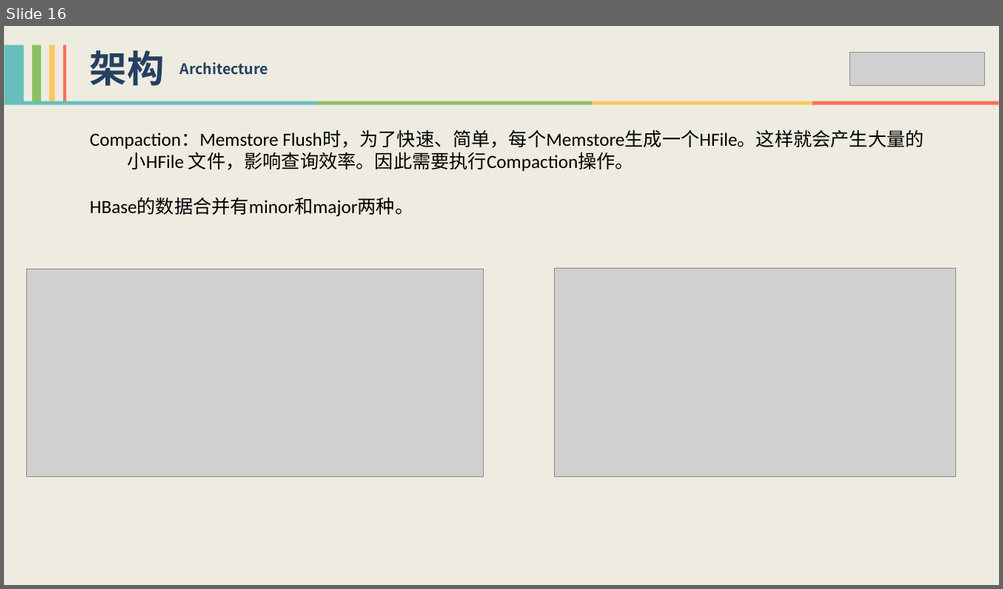
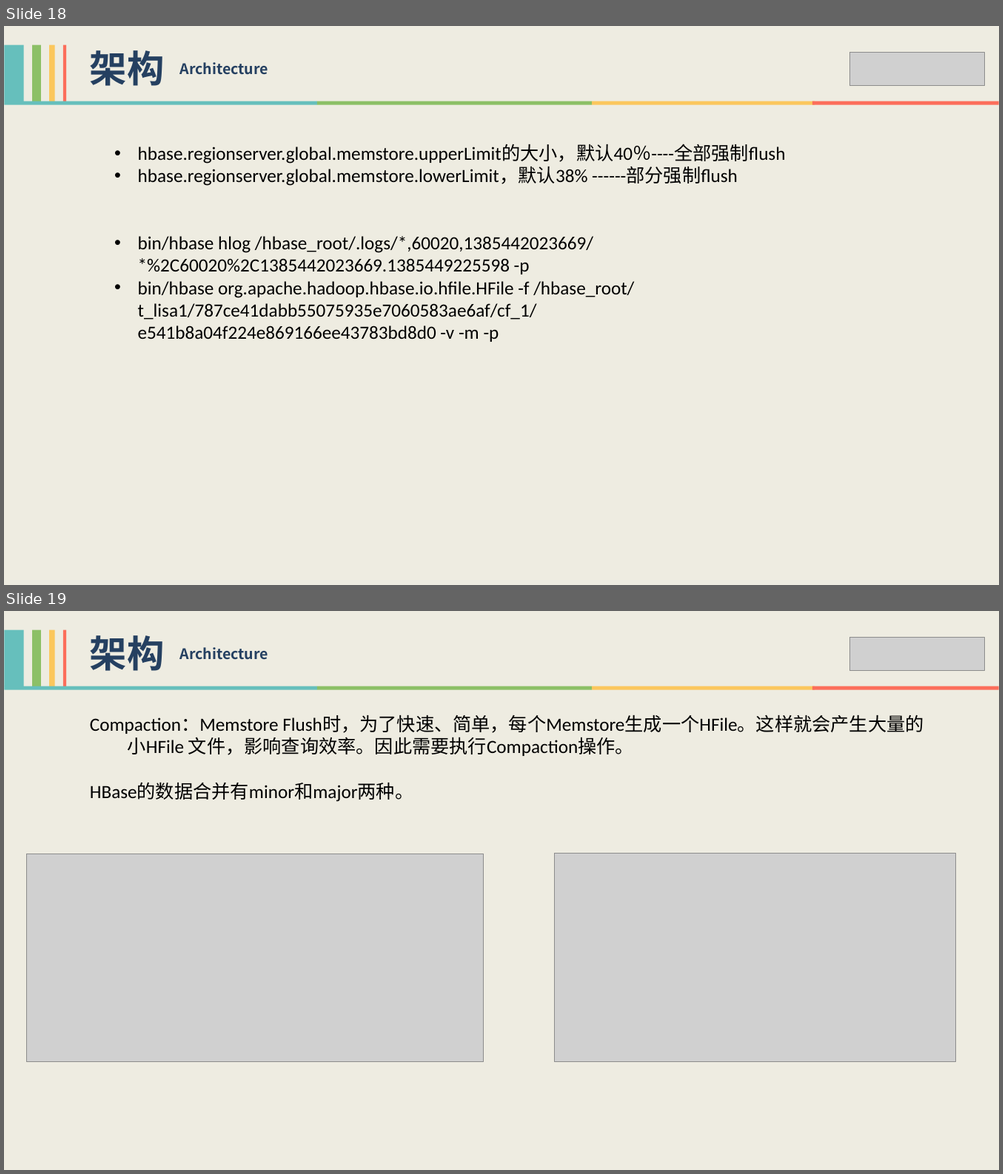
Before and after one commit to xiaoguoqiang/data, a slide deck: HBase技术分享-李强.pptx. Shown one above the other, each under a label of ours: slide 16 before the commit, slides 18 and 19 after it. The pictures are 1003x589 and 1003x1174 pixels, drawn with LibreOffice and Linux fonts; fonts in the diff are those of the drawing; grey boxes stand for pictures. Boxes give left, top, right and bottom in pixels: in the first picture for what was removed or moved away, otherwise in the second. Text is boxed around its words. In the diff, an @@ line names an element or a change of style, - is before the commit and + after.

Commit message:
modify hbase ppt

```diff
--- a/HBase技术分享-李强.pptx
+++ b/HBase技术分享-李强.pptx
@@ slide 18 added at [4, 26, 999, 585], background #EEECE1 @@
@@ group added at [4, 44, 66, 101]: 4 rectangles @@
@@ text added at [90, 50, 165, 86], 36 pt, text #254061, bold @@
+架构
@@ text added at [179, 62, 268, 75], 14 pt, text #254061, bold @@
+Architecture
@@ picture added at [850, 52, 984, 86] @@
@@ group added at [4, 101, 999, 105]: 4 rectangles @@
@@ text added at [138, 145, 785, 342], 18 pt, text #000000 @@
+• hbase.regionserver.global.memstore.upperLimit的大小，默认40％----全部强制flush
+• hbase.regionserver.global.memstore.lowerLimit，默认38% ------部分强制flush
+• bin/hbase hlog /hbase_root/.logs/*,60020,1385442023669/*%2C60020%2C1385442023669.1385449225598 -p
+• bin/hbase org.apache.hadoop.hbase.io.hfile.HFile -f /hbase_root/t_lisa1/787ce41dabb55075935e7060583ae6af/cf_1/e541b8a04f224e869166ee43783bd8d0 -v -m -p
@@ what was slide 16 is now slide 19 @@
```
Also in this commit, not shown: 1 slide changed, 2 other slides added.
